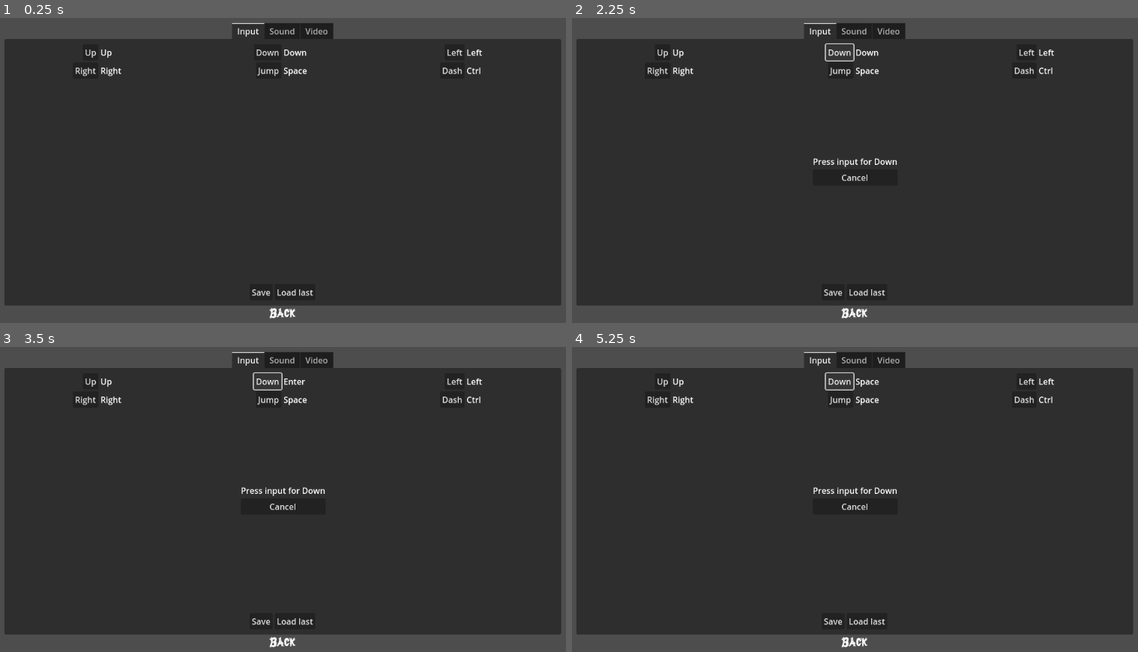
Above: before the commit, frames 1-4 (two rows, left to right).
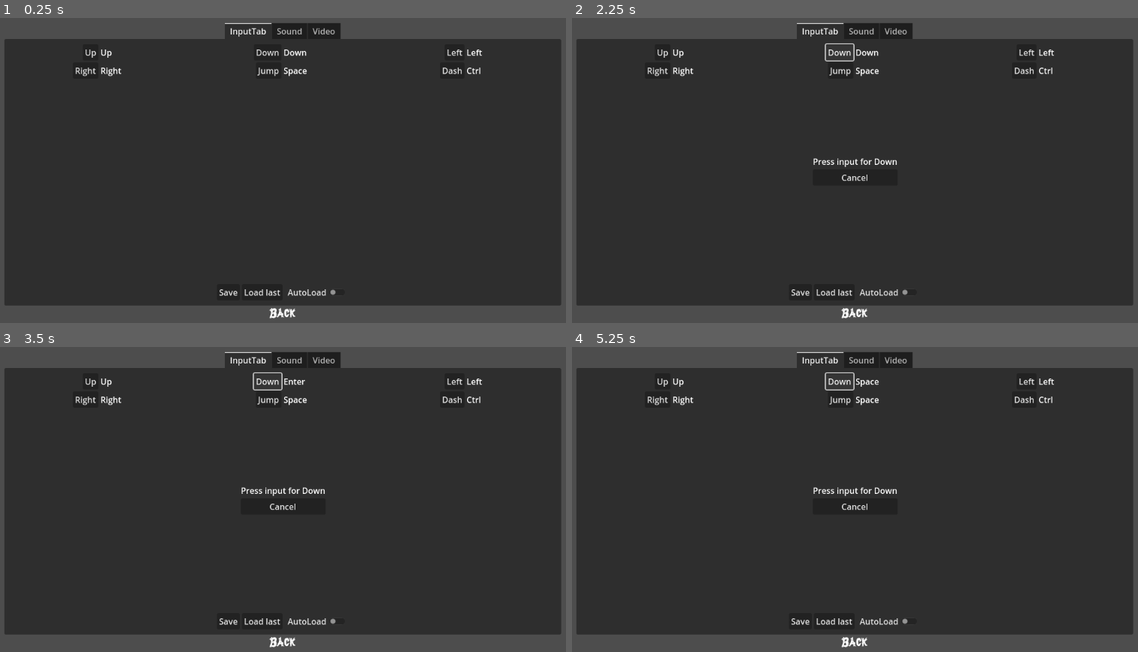
Above: after the commit, the same moments.

Repository: Pouletmania/Ninja1000vsSuperYokai
Game: Godot game, scene res://Scene/Main.tscn
The game is run twice, just before and just after one commit, with the same random seed, the same clock (stepped at 60 frames per second) and the same inputs.
Inputs:
- Up to frame 1 (0.25 s): no input
- Up to frame 2 (2.25 s): click "Up" at 0.5 s; click "Cancel" at 1.25 s; click "Down" at 2 s
- Up to frame 3 (3.5 s): tap Enter at 2.75 s
- Up to frame 4 (5.25 s): tap Space at 3.5, 5 s; tap Enter at 4.25 s

The runs differ from the first frame. In frame 1, 0.6% of the frame differs, in the area x 38-61%, y 1-92%; in frame 2, 0.6%; in frame 3, 0.6%; in frame 4, 0.6%.

Commit message:
Toggle AutoLoad + Save Button
Save button sauvegarde la config actuel.
AutoLoad permet de définir si l'on charge à partie de Godot ou de la dernière configuration sauvegardé.
TODO : #LoadLast -> doit reinitialiser le GridInput

Diff:
--- a/Config/ConfigFiles.cfg
+++ b/Config/ConfigFiles.cfg
@@ -1,8 +1,12 @@
 [Input]
 
-Up="Up"
-Down="Down"
-Left="Left"
-Right="Right"
+Up="Z"
+Down="S"
+Left="Q"
+Right="D"
 Jump="Space"
 Dash="Ctrl"
+
+[InputConfig]
+
+AutoLoad=false
--- a/Scene/TitleScreen/ActionCombo.tscn
+++ b/Scene/TitleScreen/ActionCombo.tscn
@@ -1,11 +1,11 @@
-[gd_scene load_steps=2 format=3 uid="uid://g8vghhbejpae"]
+[gd_scene load_steps=2 format=3 uid="uid://cs1vaugvxrvry"]
 
-[ext_resource type="Script" path="res://Script/TitleScreen/InputConfiguration.gd" id="1_jm61x"]
+[ext_resource type="Script" path="res://Script/TitleScreen/ActionCombo.gd" id="1_x30ve"]
 
 [node name="ActionCombo" type="HBoxContainer"]
 size_flags_horizontal = 3
 size_flags_vertical = 0
-script = ExtResource("1_jm61x")
+script = ExtResource("1_x30ve")
 
 [node name="Label" type="Button" parent="."]
 layout_mode = 2
--- a/Scene/TitleScreen/TitleScreen.tscn
+++ b/Scene/TitleScreen/TitleScreen.tscn
@@ -8,7 +8,8 @@
 [ext_resource type="Texture2D" uid="uid://7lpcx5f6jhjo" path="res://Asset/TitleScreen/Menu/label_quit.png" id="6_vc0lr"]
 [ext_resource type="Texture2D" uid="uid://bei2qwck1y724" path="res://Asset/TitleScreen/Menu/label_back.png" id="7_8lm8j"]
 [ext_resource type="Script" path="res://Script/TitleScreen/GridInput.gd" id="7_hdx2y"]
-[ext_resource type="Script" path="res://Script/TitleScreen/InputMenu.gd" id="8_j8iqy"]
+[ext_resource type="Script" path="res://Script/TitleScreen/InputTabLayout.gd" id="7_hjh6a"]
+[ext_resource type="Script" path="res://Script/TitleScreen/AutoLoad.gd" id="9_gbjyn"]
 
 [node name="TitleScreen" type="MarginContainer"]
 anchors_preset = 15
@@ -67,36 +68,42 @@
 size_flags_vertical = 3
 tab_alignment = 1
 
-[node name="Input" type="MarginContainer" parent="OptionScreen/TabOption"]
+[node name="InputTab" type="MarginContainer" parent="OptionScreen/TabOption"]
 layout_mode = 2
 theme_override_constants/margin_left = 10
 theme_override_constants/margin_top = 10
 theme_override_constants/margin_right = 10
 theme_override_constants/margin_bottom = 10
 
-[node name="VBoxContainer" type="VBoxContainer" parent="OptionScreen/TabOption/Input"]
+[node name="InputTabLayout" type="VBoxContainer" parent="OptionScreen/TabOption/InputTab"]
 layout_mode = 2
-script = ExtResource("8_j8iqy")
+script = ExtResource("7_hjh6a")
 
-[node name="GridInput" type="GridContainer" parent="OptionScreen/TabOption/Input/VBoxContainer"]
+[node name="GridInput" type="GridContainer" parent="OptionScreen/TabOption/InputTab/InputTabLayout"]
 layout_mode = 2
 size_flags_vertical = 3
 theme_override_constants/h_separation = 5
 columns = 3
 script = ExtResource("7_hdx2y")
 
-[node name="InputMenu" type="HBoxContainer" parent="OptionScreen/TabOption/Input/VBoxContainer"]
+[node name="InputMenu" type="HBoxContainer" parent="OptionScreen/TabOption/InputTab/InputTabLayout"]
 layout_mode = 2
 size_flags_horizontal = 4
 
-[node name="Save" type="Button" parent="OptionScreen/TabOption/Input/VBoxContainer/InputMenu"]
+[node name="Save" type="Button" parent="OptionScreen/TabOption/InputTab/InputTabLayout/InputMenu"]
 layout_mode = 2
 text = "Save"
 
-[node name="Load" type="Button" parent="OptionScreen/TabOption/Input/VBoxContainer/InputMenu"]
+[node name="Load" type="Button" parent="OptionScreen/TabOption/InputTab/InputTabLayout/InputMenu"]
 layout_mode = 2
 text = "Load last
 "
+
+[node name="AutoLoad" type="CheckButton" parent="OptionScreen/TabOption/InputTab/InputTabLayout/InputMenu"]
+layout_mode = 2
+text = "AutoLoad
+"
+script = ExtResource("9_gbjyn")
 
 [node name="Sound" type="Control" parent="OptionScreen/TabOption"]
 visible = false
@@ -114,5 +121,7 @@
 
 [connection signal="pressed" from="MainScreen/Option" to="." method="_on_option_pressed"]
 [connection signal="pressed" from="MainScreen/Quit" to="." method="_on_quit_pressed"]
-[connection signal="button_up" from="OptionScreen/TabOption/Input/VBoxContainer/InputMenu/Save" to="OptionScreen/TabOption/Input/VBoxContainer" method="_on_save_button_up"]
+[connection signal="button_up" from="OptionScreen/TabOption/InputTab/InputTabLayout/InputMenu/Save" to="OptionScreen/TabOption/InputTab/InputTabLayout" method="_on_save_button_up"]
+[connection signal="button_up" from="OptionScreen/TabOption/InputTab/InputTabLayout/InputMenu/Load" to="OptionScreen/TabOption/InputTab/InputTabLayout" method="_on_load_button_up"]
+[connection signal="toggled" from="OptionScreen/TabOption/InputTab/InputTabLayout/InputMenu/AutoLoad" to="OptionScreen/TabOption/InputTab/InputTabLayout/InputMenu/AutoLoad" method="_on_toggled"]
 [connection signal="pressed" from="OptionScreen/Back" to="." method="_on_back_pressed"]
--- a/Script/TitleScreen/InputConfiguration.gd
+++ b/Script/TitleScreen/ActionCombo.gd
@@ -9,10 +9,10 @@
 	pass
 
 # Should be called after is creation for clarity
-func rename(action: String):
+func rename(action: String, input: String):
 	self.name = action
 	get_node("Label").text = action
-	get_node("Input").text = InputMap.action_get_events(action)[0].as_text()
+	get_node("Input").text = input
 
 # Called on click on child button "Label"
 func _on_label_pressed():
--- /dev/null
+++ b/Script/TitleScreen/AutoLoad.gd
@@ -0,0 +1,23 @@
+extends CheckButton
+
+var Config = ConfigFile.new()
+
+# Called when the node enters the scene tree for the first time.
+func _ready():
+	var err = Config.load("res://Config/ConfigFiles.cfg")
+
+	# If the file didn't load, ignore it.
+	if err != OK:
+		set_pressed_no_signal(false)
+	else:
+		set_pressed_no_signal(Config.get_value("InputConfig", "AutoLoad", false))
+
+
+# Called every frame. 'delta' is the elapsed time since the previous frame.
+func _process(delta):
+	pass
+
+
+func _on_toggled(button_pressed):
+	Config.set_value("InputConfig", "AutoLoad", button_pressed)
+	Config.save("res://Config/ConfigFiles.cfg")
--- a/Script/TitleScreen/GridInput.gd
+++ b/Script/TitleScreen/GridInput.gd
@@ -1,16 +1,34 @@
 extends GridContainer
 
 var InputConfigurationInstance = load("res://Scene/TitleScreen/ActionCombo.tscn")
+var Config = ConfigFile.new()
 
 # Called when the node enters the scene tree for the first time.
 func _ready():
-	# List of the custom input of the game
+	var err = Config.load("res://Config/ConfigFiles.cfg")
+
+	# If the file didn't load, ignore it.
+	if err != OK:
+		print("Error : no config files")
+		load_from_input_map()
+	else:
+		if Config.get_value("InputConfig", "AutoLoad"):
+			load_from_config()
+		else:
+			load_from_input_map()
+
+# Creation process of a combo "Action / Input"
+func add_action_combo(action: String, input: String):
+	var actionCombo = InputConfigurationInstance.instantiate()
+	actionCombo.rename(action, input)
+	add_child(actionCombo)
+
+func load_from_input_map():
 	for action in InputMap.get_actions():
 		if not action.begins_with("ui_"):
-			add_action_combo(action)
+			add_action_combo(action, InputMap.action_get_events(action)[0].as_text())
 
-# Creation process of a combo "Action / Input"
-func add_action_combo(action: String):
-	var actionCombo = InputConfigurationInstance.instantiate()
-	actionCombo.rename(action)
-	add_child(actionCombo)
+func load_from_config():
+	for actionKey in Config.get_section_keys("Input"):
+		if not Config.get_value("Input", actionKey).begins_with("ui_"):
+			add_action_combo(actionKey, Config.get_value("Input", actionKey))
--- a/Script/TitleScreen/InputMenu.gd
+++ b/Script/TitleScreen/InputTabLayout.gd
@@ -13,10 +13,18 @@
 
 
 func _on_save_button_up():
+	var err = Config.load("res://Config/ConfigFiles.cfg")
+
+	# If the file didn't load, ignore it.
+	if err != OK:
+		print("Error : No config Files load")
+
 	for action in InputMap.get_actions():
 		if not action.begins_with("ui_"):
 			Config.set_value("Input", action, InputMap.action_get_events(action)[0].as_text())
+			print("Add Config : " + action + " : " + InputMap.action_get_events(action)[0].as_text())
 	Config.save("res://Config/ConfigFiles.cfg")
+	print("Save Config")
 
 
 
--- a/Script/TitleScreen/ListeningKey.gd
+++ b/Script/TitleScreen/ListeningKey.gd
@@ -15,6 +15,9 @@
 func _input(event: InputEvent):
 	if event is InputEventKey:
 		InputListen = event.as_text()
+		InputMap.action_erase_events(ActionListen)
+		InputMap.action_add_event(ActionListen, event)
+		print("New event " + InputMap.action_get_events(ActionListen)[0].as_text() + " to action " + ActionListen)
 		switch_listening(false)
 
 func listen(action: String):
Not shown: 1 places in Scene/TitleScreen/TitleScreen.tscn that only renumber resources
